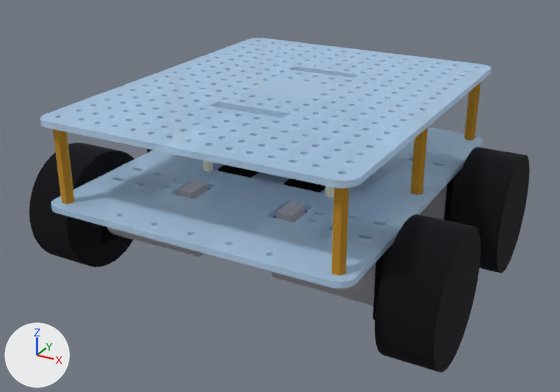
The glTF model hardware/chassis/out/chassis_assembly.glb, before and after one commit.
One viewpoint serves both versions: a camera (50 mm lens) standing at (184.0, -344.0, 157.0) and looking at (1.0, -11.0, -10.0). Every picture has the same lights, and +X, +Y and +Z are marked at lower left. The picture after the commit comes second. Where no turn or scale is listed for an object, it has been applied to the vertices. Vertices at exactly the same position are counted once.

In view in the first picture: 'bottom_plate', 'bracket_RB', 'motor_LB', 'motor_RB', 'standoff_0', 'standoff_2', 'standoff_3', 'standoff_5', 'top_plate', 'wheel_LB', 'wheel_RB', 'wheel_RF' and 7 more.
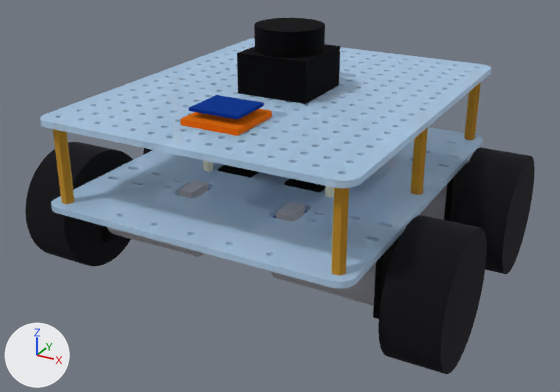
Where the change shows, as pixel boxes (x1, y1, x2, y2) in the pictures (560 x 392 px):
'wheel_RB', moved, rescaled
    before: (375, 214, 481, 372)
    after: (378, 215, 487, 374)
'wheel_RF', moved, rescaled
    before: (449, 147, 530, 273)
    after: (453, 147, 535, 274)
'sensor_ld06', added (black)
    after: (237, 18, 340, 104)
'wheel_LB', moved, rescaled
    before: (29, 143, 134, 267)
    after: (25, 142, 133, 266)
'sensor_imu_carrier', added (orange)
    after: (180, 109, 272, 136)
'sensor_imu_board', added (blue)
    after: (189, 95, 264, 120)

The change in detail:
Material 'mat_13' (mat_mat_13) is new.
Its base color is (0.01, 0.0732, 0.448) (blue #194cb3).
Its metallic is 1.0.
Its roughness is 1.0.
Material 'mat_12' (mat_mat_12) is new.
Its base color is (0.89, 0.263, 0.01) (orange #f28c19).
Its metallic is 1.0.
Its roughness is 1.0.
Material 'mat_11' (mat_mat_11) is new.
Its base color is (0.0134, 0.0134, 0.0153) (black #1f1f21).
Its metallic is 1.0.
Its roughness is 1.0.
me_wheel_rf is used by ob_wheel_rf; location (0.0, 0.0, 0.0).
me_wheel_rf had 126 vertices, 248 faces and spanned x 85.0..111.0, y 17.5..82.5, z -53.2..11.7.
me_wheel_rf now has 126 vertices, 248 faces and spans x 86.8..113.8, y 17.5..82.5, z -53.2..11.7.
me_wheel_rf part 1: the whole mesh is scaled about its middle by (1.04, 1, 1), then moved by (2.3, 0.0, 0.0).
me_wheel_lb is used by ob_wheel_lb; location (0.0, 0.0, 0.0).
me_wheel_lb had 126 vertices, 248 faces and spanned x -111.0..-85.0, y -82.5..-17.5, z -53.2..11.7.
me_wheel_lb now has 126 vertices, 248 faces and spans x -113.8..-86.8, y -82.5..-17.5, z -53.2..11.7.
me_wheel_lb part 2: the whole mesh is scaled about its middle by (1.04, 1, 1), then moved by (-2.2, 0.0, 0.0).
me_wheel_rb is used by ob_wheel_rb; location (0.0, 0.0, 0.0).
me_wheel_rb had 126 vertices, 248 faces and spanned x 85.0..111.0, y -82.5..-17.5, z -53.2..11.7.
me_wheel_rb now has 126 vertices, 248 faces and spans x 86.8..113.8, y -82.5..-17.5, z -53.2..11.7.
me_wheel_rb part 3: the whole mesh is scaled about its middle by (1.04, 1, 1), then moved by (2.3, 0.0, 0.0).
Mesh me_sensor_imu_board is new.
It has 134 vertices, 264 faces and spans x -12.8..12.8, y -71.4..-48.6, z 49.0..53.6.
It uses material mat_mat_13 (blue #194cb3).
Mesh me_sensor_imu_carrier is new.
It is a box spanning x -15.0..15.0, y -75.0..-45.0, z 46.0..49.0.
It uses material mat_mat_12 (orange #f28c19).
Mesh me_sensor_ld06 is new.
It has 134 vertices, 264 faces and spans x -19.3..19.3, y -19.3..19.3, z 46.0..79.3.
It uses material mat_mat_11 (black #1f1f21).
Object 'sensor_imu_board' (ob_sensor_imu_board) is new; it shows me_sensor_imu_board.
Its location is (0.0, 0.0, 0.0).
Object 'sensor_imu_carrier' (ob_sensor_imu_carrier) is new; it shows me_sensor_imu_carrier.
Its location is (0.0, 0.0, 0.0).
Object 'sensor_ld06' (ob_sensor_ld06) is new; it shows me_sensor_ld06.
Its location is (0.0, 0.0, 0.0).
